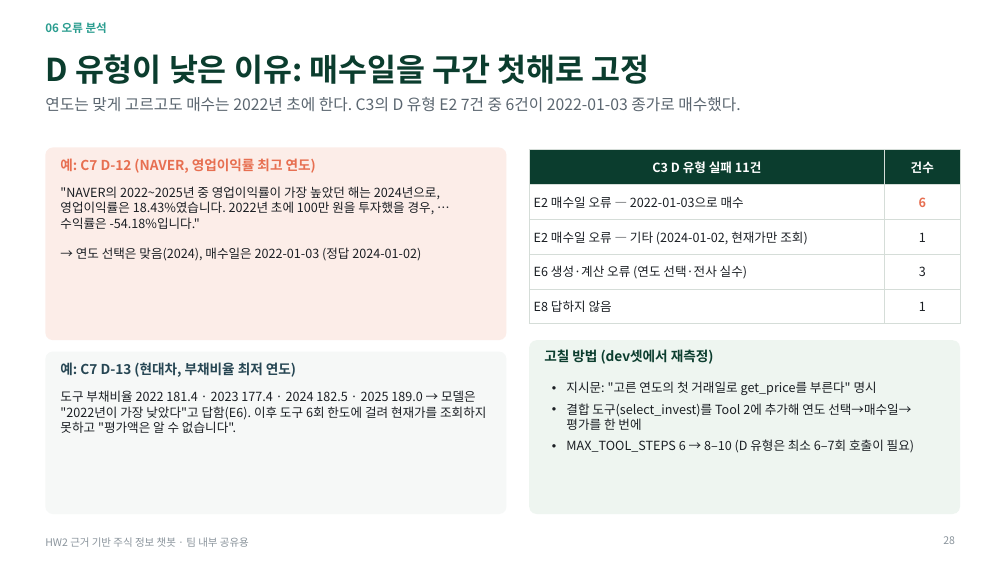
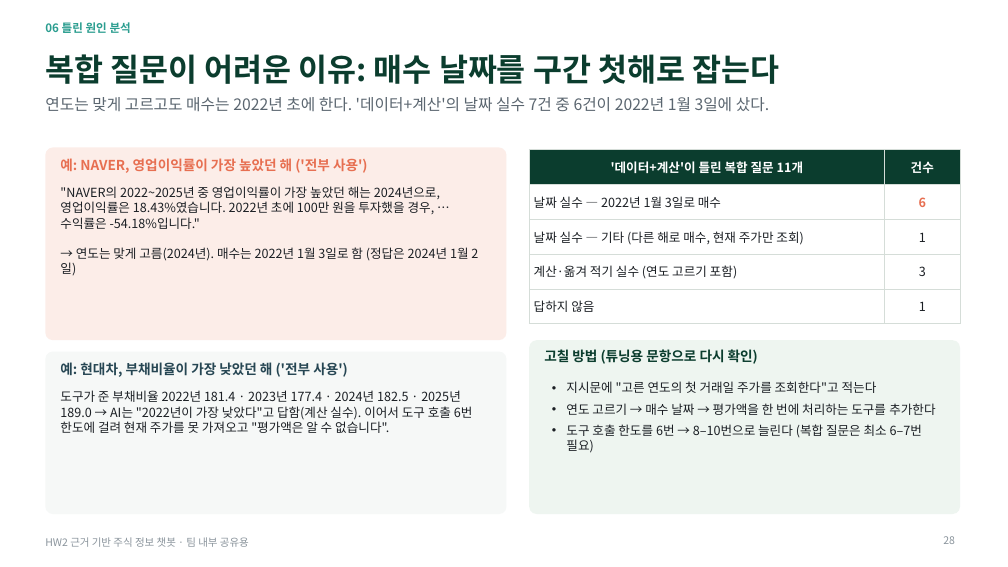
Before and after one commit to hojin9908/Stock_ChatBot, a slide deck: slide 28 of Presentation/HW2_주식챗봇_실험결과_정리.pptx. Drawn at 1008x567 pixels with LibreOffice and Linux fonts; fonts in the diff are those of the drawing. Boxes give left, top, right and bottom in pixels: in the first picture for what was removed or moved away, otherwise in the second. Text is boxed around its words. In the diff, an @@ line names an element or a change of style, - is before the commit and + after.

```diff
--- a/Presentation/HW2_주식챗봇_실험결과_정리.pptx
+++ b/Presentation/HW2_주식챗봇_실험결과_정리.pptx
@@ text at [45,22,131,33]: text changed @@
-06 오류 분석
+06 틀린 원인 분석
@@ title at [45,54,779,84]: text changed @@
-D 유형이 낮은 이유: 매수일을 구간 첫해로 고정
+복합 질문이 어려운 이유: 매수 날짜를 구간 첫해로 잡는다
@@ text at [45,97,769,111]: text changed @@
-연도는 맞게 고르고도 매수는 2022년 초에 한다. C3의 D 유형 E2 7건 중 6건이 2022-01-03 종가로 매수했다.
+연도는 맞게 고르고도 매수는 2022년 초에 한다. '데이터+계산'의 날짜 실수 7건 중 6건이 2022년 1월 3일에 샀다.
@@ text at [60,158,368,173]: text changed @@
-예: C7 D-12 (NAVER, 영업이익률 최고 연도)
+예: NAVER, 영업이익률이 가장 높았던 해 ('전부 사용')
@@ table at [529,150,960,316] @@
-row 1, column 1: C3 D 유형 실패 11건
+row 1, column 1: '데이터+계산'이 틀린 복합 질문 11개
-row 2, column 1: E2 매수일 오류 — 2022-01-03으로 매수
+row 2, column 1: 날짜 실수 — 2022년 1월 3일로 매수
-row 3, column 1: E2 매수일 오류 — 기타 (2024-01-02, 현재가만 조회)
+row 3, column 1: 날짜 실수 — 기타 (다른 해로 매수, 현재 주가만 조회)
-row 4, column 1: E6 생성·계산 오류 (연도 선택·전사 실수)
+row 4, column 1: 계산·옮겨 적기 실수 (연도 고르기 포함)
-row 5, column 1: E8 답하지 않음
+row 5, column 1: 답하지 않음
@@ text at [76,247,469,261]: text changed @@
-→ 연도 선택은 맞음(2024), 매수일은 2022-01-03 (정답 2024-01-02)
+→ 연도는 맞게 고름(2024년). 매수는 2022년 1월 3일로 함 (정답은 2024년 1월 2일)
@@ text at [544,349,758,364]: text changed @@
-고칠 방법 (dev셋에서 재측정)
+고칠 방법 (튜닝용 문항으로 다시 확인)
@@ text at [60,362,348,377]: text changed @@
-예: C7 D-13 (현대차, 부채비율 최저 연도)
+예: 현대차, 부채비율이 가장 낮았던 해 ('전부 사용')
@@ text at [566,381,935,453]: text changed @@
-• 지시문: "고른 연도의 첫 거래일로 get_price를 부른다" 명시
-• 결합 도구(select_invest)를 Tool 2에 추가해 연도 선택→매수일→평가를 한 번에
-• MAX_TOOL_STEPS 6 → 8–10 (D 유형은 최소 6–7회 호출이 필요)
+• 지시문에 "고른 연도의 첫 거래일 주가를 조회한다"고 적는다
+• 연도 고르기 → 매수 날짜 → 평가액을 한 번에 처리하는 도구를 추가한다
+• 도구 호출 한도를 6번 → 8–10번으로 늘린다 (복합 질문은 최소 6–7번 필요)
@@ text at [60,390,473,433]: text changed @@
-도구 부채비율 2022 181.4 · 2023 177.4 · 2024 182.5 · 2025 189.0 → 모델은 "2022년이 가장 낮았다"고 답함(E6). 이후 도구 6회 한도에 걸려 현재가를 조회하지 못하고 "평가액은 알 수 없습니다".
+도구가 준 부채비율 2022년 181.4 · 2023년 177.4 · 2024년 182.5 · 2025년 189.0 → AI는 "2022년이 가장 낮았다"고 답함(계산 실수). 이어서 도구 호출 6번 한도에 걸려 현재 주가를 못 가져오고 "평가액은 알 수 없습니다".
```
Also in this commit, not shown: 32 other slides changed, 1 slide added, 1 slide removed.
